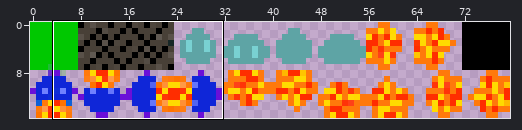
Sprite sheet -- images/bitmap-terrain-slime-character-attacks.png. Above, an overview of the earlier version with the close-up marked.
Close-up. First the earlier version:
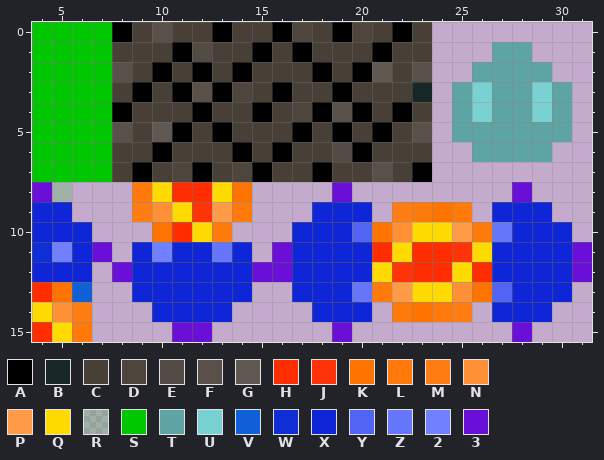
The file is 80x16 pixels. Pixels under 10% opacity are left out. Colours within 5 levels of each other are drawn and written as one. Shown: x 4..31, y 0..15.
Palette (. is transparent): A #000000  B #172727  C #484037  D #4e463d  E #534c44  F #595149  G #605952  H #ff2d00  J #ff3408  K #ff7300  L #ff790b  M #ff7d13  N #ff9035  P #ff9a47  Q #ffda00  R #00c8002f  S #00c800  T #5ea4a5  U #79d1d2  V #1060d7  W #0f2ed6  X #0f26d8  Y #5264f3  Z #6576fb  2 #7080ff  3 #6a0fd8
Pixels before, first column x 4:
 0 SSSSACFCCACCADCADCAC........
 1 SSSSCCCAECCACACCCACC...TT...
 2 SSSSFCACACACCCACAGCF..TTTT..
 3 SSSSCACAFADCACCACCCB.TUTTUT.
 4 SSSSACCCACCACDAFACAC.TUTTUT.
 5 SSSSFCGACACCCACACACF.TTTTTT.
 6 SSSSCCACCCACACCEACCC..TTTT..
 7 SSSSCACDACDACCACCFCA........
 8 3R...LQHHQK....3........3...
 9 XX...MNQJPL...XXX.MLKL.XXX..
10 XXX...KHQL...XXXYKNQQPLZXXX.
11 W2X3.X2XXZX.3XXXXHQHHJQXXXX3
12 XXX.3XXXXXX33XXXXQJHHQHXXXX3
13 HKV..XXXXXX..XXXZLPQQNKYXXX.
14 QNM...XXXX....XXX.LKLM.XXX..
15 HQL....33......3........3...
After:
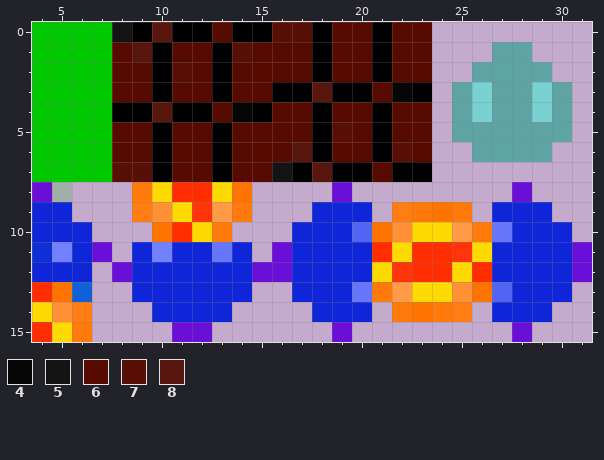
Colours new in this view: 4 #060606  5 #141414  6 #560a00  7 #570f06  8 #58160f
The edit:
y 0: x 8..23 ACFCCACCADCADCAC -> 5A8AA6AA77A66A66
y 1: x 8..20 CCCAECCACACCC -> 68A66A7666A66; x 22..23 CC -> 66
y 2: x 8..9 FC -> 66; x 11..17 CACACCC -> 76A6666; x 19..23 CAGCF -> 66A66
y 3: x 8..12 CACAF -> 66A66; x 14..15 DC -> 66; x 17..18 CC -> A8; x 20..23 CCCB -> A64A
y 4: x 9..11 CCC -> A8A; x 13..14 CC -> 64; x 16..17 CD -> 66; x 19..23 FACAC -> 66A66
y 5: x 8..12 FCGAC -> 66A66; x 14..20 CCCACAC -> 6666A76; x 22..23 CF -> 66
y 6: x 8..9 CC -> 66; x 11..23 CCCACACCEACCC -> 66A6668A66A76
y 7: x 8..22 CACDACDACCACCFC -> 77A66A665A8AA6A
